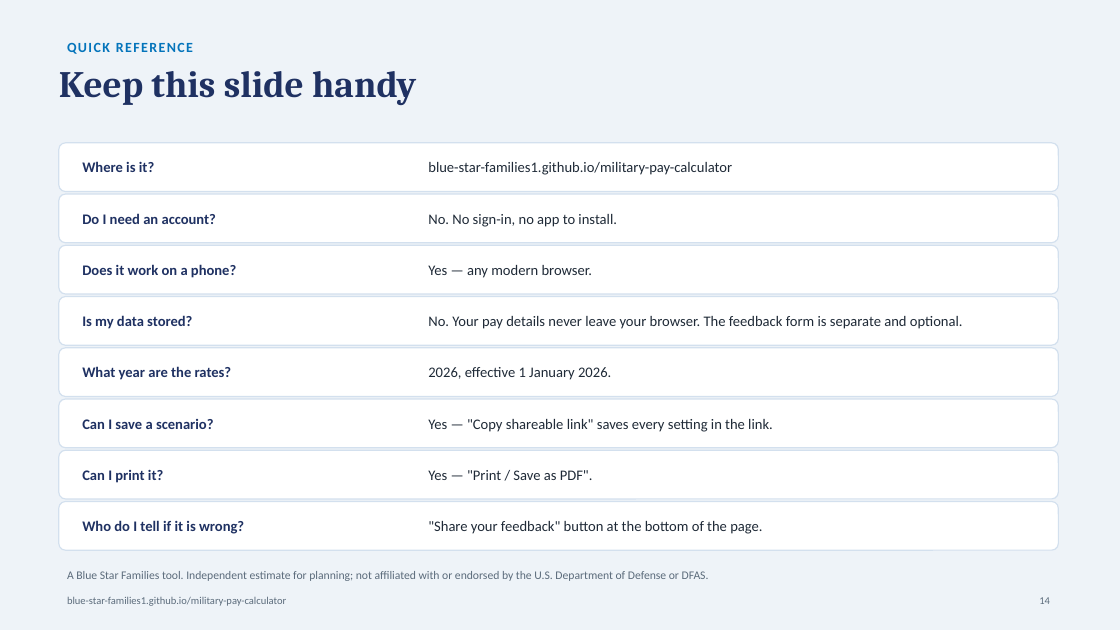
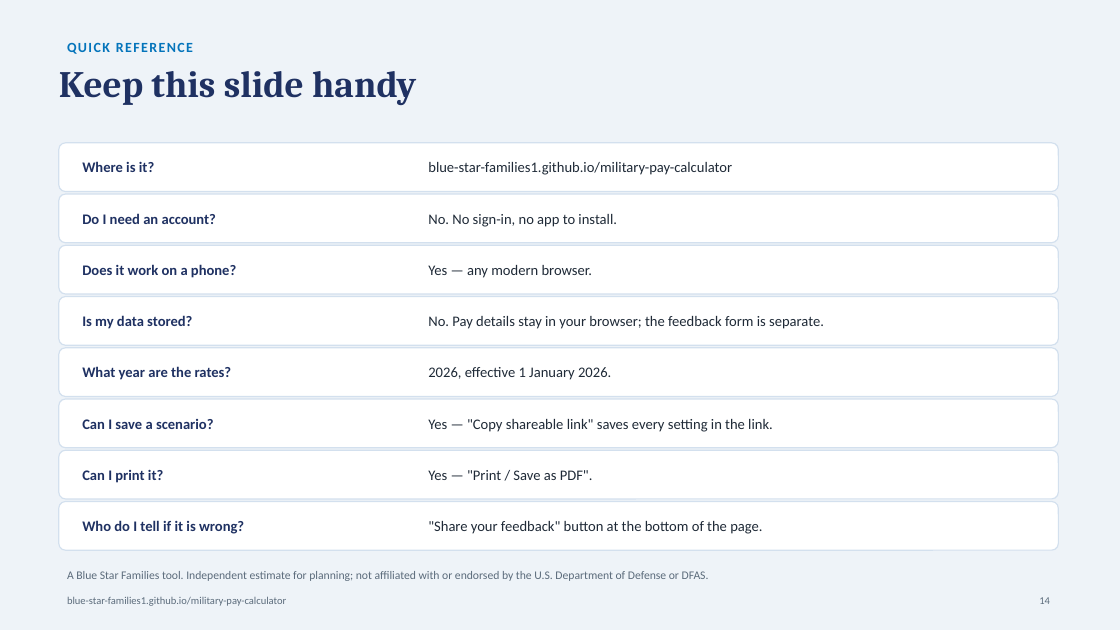
Before and after one commit to Blue-Star-Families1/military-pay-calculator, a slide deck: slide 14 of Military-Pay-Estimator-Guide.pptx. Drawn at 1120x630 pixels with LibreOffice and Linux fonts; fonts in the diff are those of the drawing. Boxes give left, top, right and bottom in pixels: in the first picture for what was removed or moved away, otherwise in the second. Text is boxed around its words. In the diff, an @@ line names an element or a change of style, - is before the commit and + after.

Commit message:
﻿Keep the new deck lines within a length that is known to fit
The ZIP documentation pass pushed three lines well past their neighbours -
128, 92 and 90 characters where every verified row in the same fixed-height
cards sits between 25 and 75. A previous text change in these cards clipped,
and no renderer was available to check this one, so the lines are trimmed back
into the range that has already been shown to lay out correctly.

Meaning is unchanged: the ZIP option, the DTMO source and the privacy answer
all still say what they said.

```diff
--- a/Military-Pay-Estimator-Guide.pptx
+++ b/Military-Pay-Estimator-Guide.pptx
@@ text at <box>428,316,824,329</box>: text changed @@
-No. Your pay details never leave your browser. The feedback form is separate and optional.
+No. Pay details stay in your browser; the feedback form is separate.
```
Also in this commit, not shown: 2 other slides changed, 1 other file.
